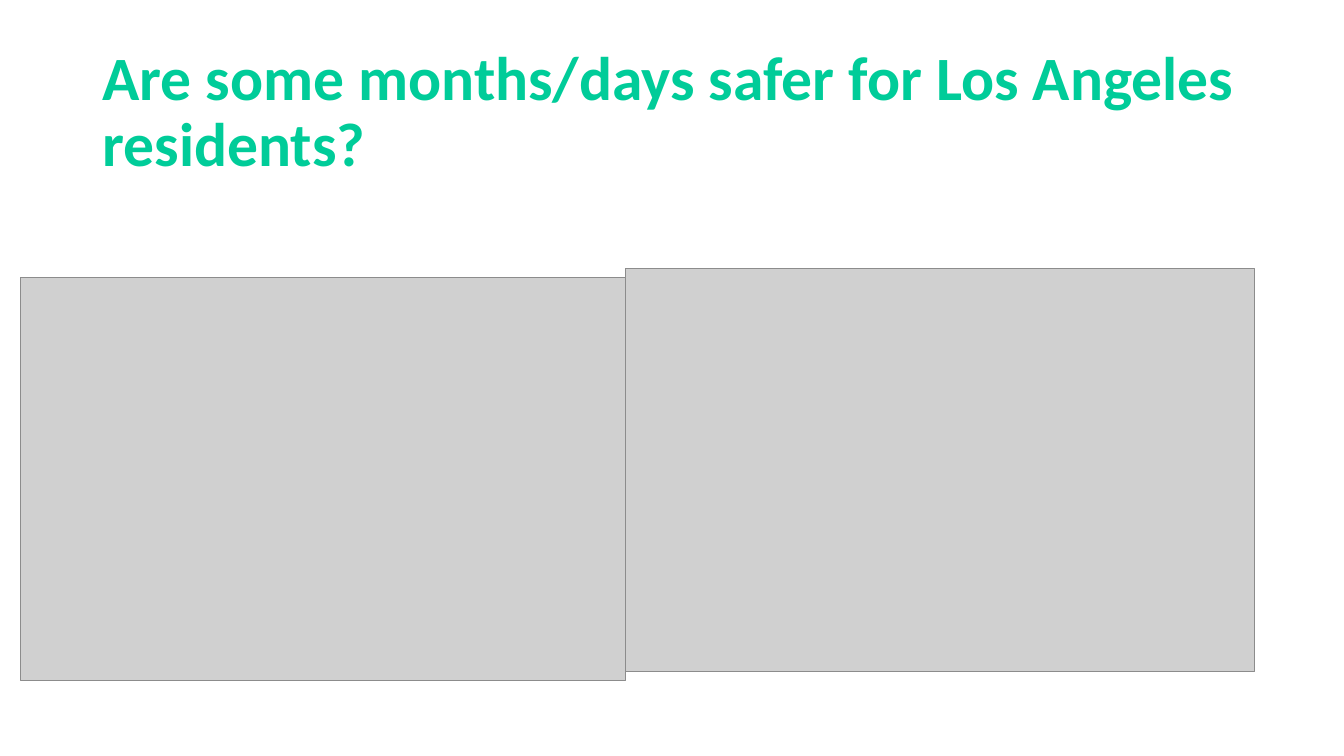
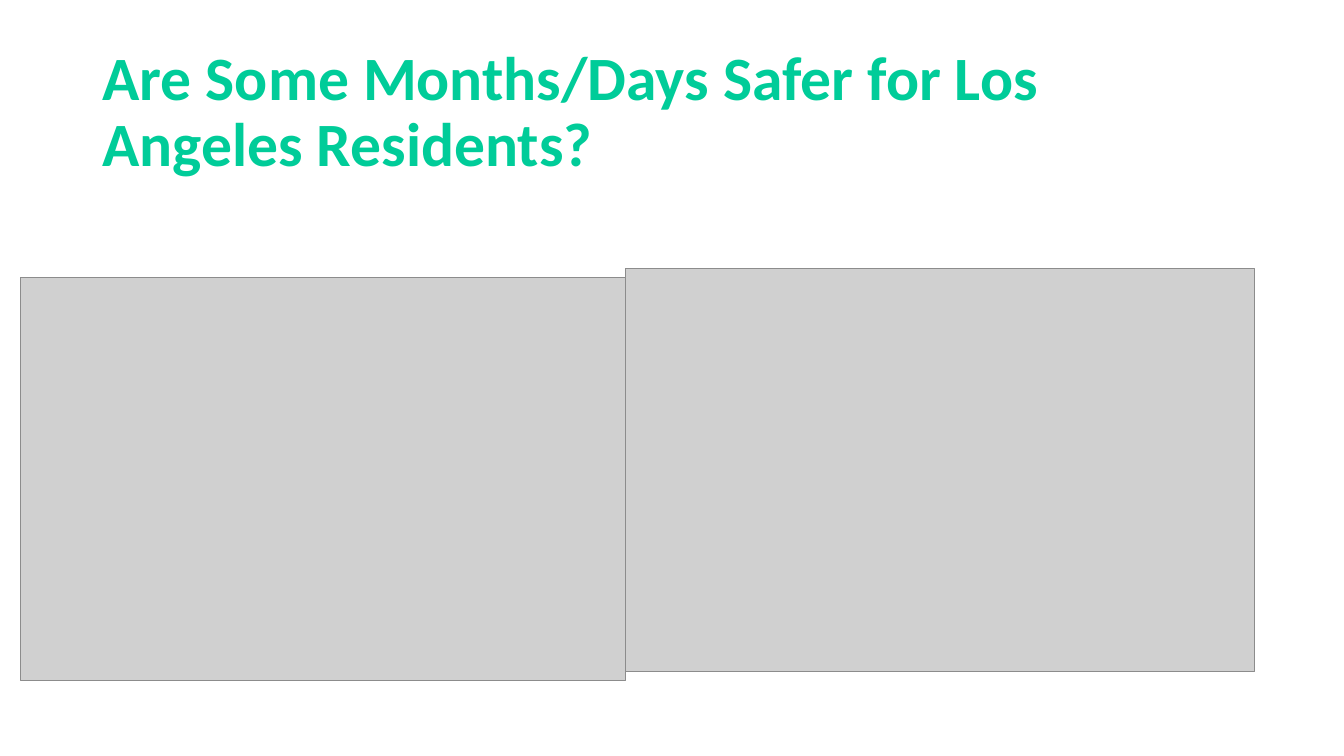
Before and after one commit to frederikdebruyker/Los-Angeles-Crime-Statistics, a slide deck: slide 9 of Presentation Project1 - Los Angeles Crime Statistics.pptx. Drawn at 1344x756 pixels with LibreOffice and Linux fonts; fonts in the diff are those of the drawing; grey boxes stand for pictures. Boxes give left, top, right and bottom in pixels: in the first picture for what was removed or moved away, otherwise in the second. Text is boxed around its words. In the diff, an @@ line names an element or a change of style, - is before the commit and + after.

```diff
--- a/Presentation Project1 - Los Angeles Crime Statistics.pptx
+++ b/Presentation Project1 - Los Angeles Crime Statistics.pptx
@@ title at (x1=102, y1=56, x2=1038, y2=177): text changed @@
-Are some months/days safer for Los Angeles residents?
+Are Some Months/Days Safer for Los Angeles Residents?
```
Also in this commit, not shown: 3 other slides changed.
